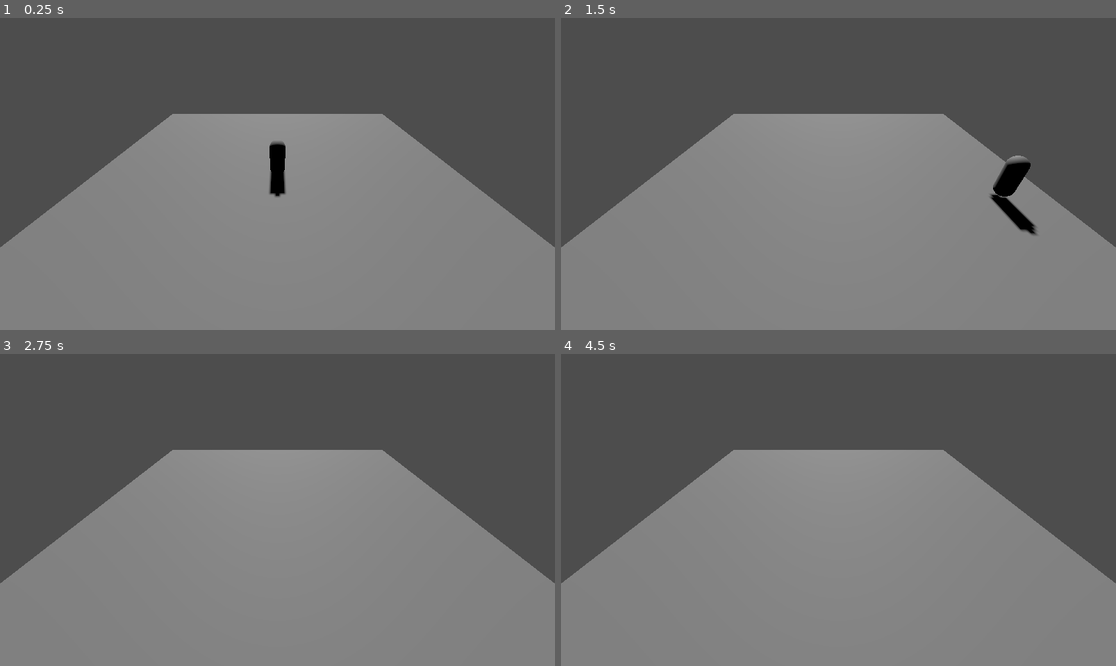
Above: before the commit, frames 1-4 (two rows, left to right).
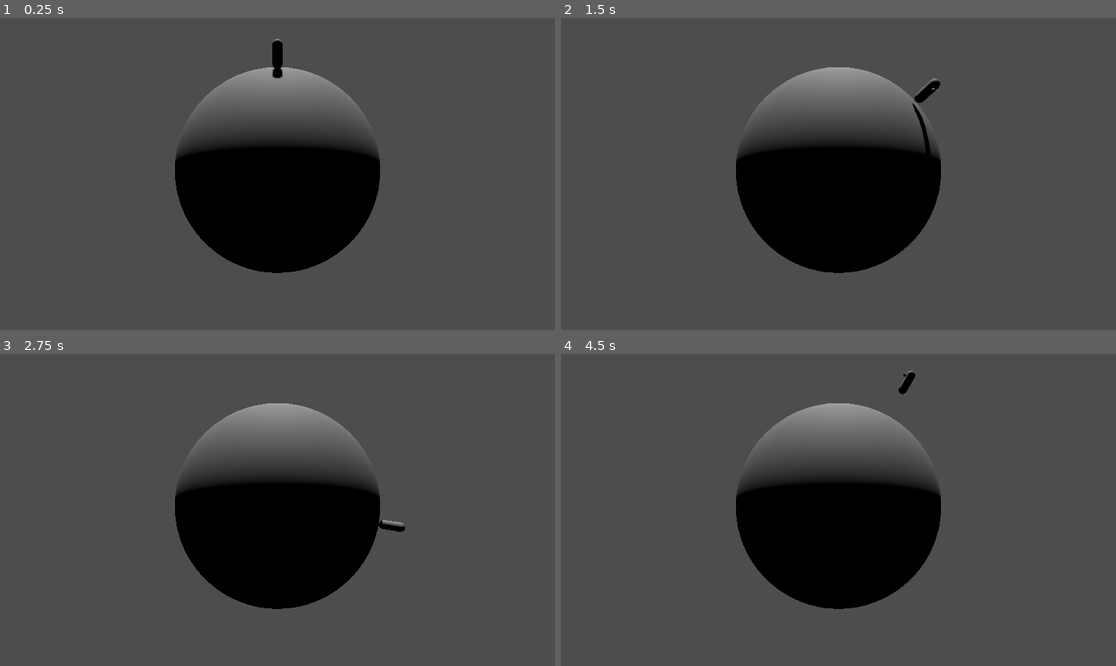
Above: after the commit, the same moments.

Repository: kazeraniman/GalaxyGravity
Game: Godot game, scene res://Scenes/Main.tscn
Two runs of this game, one before a commit and one after it. Both use one fixed random seed, a clock stepped at 60 frames per second and the inputs below.
Inputs:
- Up to frame 1 (0.25 s): no input
- Up to frame 2 (1.5 s): tap Enter at 0.5 s; hold D (move_right) 0.53-1.28 s; tap Space (jump) at 0.6, 0.77, 1.07, 1.35 s; hold S (move_backward) from 1.28 s (still down)
- Up to frame 3 (2.75 s): tap Space (jump) at 1.52, 1.82, 2.1 s; release S (move_backward) at 2.03 s; hold D (move_right) from 2.03 s (still down)
- Up to frame 4 (4.5 s): release D (move_right) at 2.78 s; hold W (move_forward) 2.78-3.53 s; tap Space (jump) at 2.85, 3.02, 3.32, 3.6, 3.77, 4.07, 4.35 s; hold A (move_left) from 3.53 s (still down)

The runs differ from the first frame. In frame 1, 58% of the frame differs, in the area x 0-100%, y 6-100%; in frame 2, 58%, in the area x 0-100%, y 15-100%; in frame 3, 58%; in frame 4, 58%.

Commit message:
Adding basic functionality for gravity on a sphere. Logic should form the basis for all forms of gravity moving forward since it is no longer just pointing down.

Diff:
--- a/Scenes/Main.tscn
+++ b/Scenes/Main.tscn
@@ -2,29 +2,30 @@
 
 [ext_resource type="PackedScene" uid="uid://dp0r43r81em43" path="res://Scenes/Player.tscn" id="1_hg3vi"]
 
-[sub_resource type="BoxShape3D" id="BoxShape3D_vpr7s"]
-size = Vector3(10, 1, 10)
+[sub_resource type="SphereShape3D" id="SphereShape3D_tlsfm"]
+radius = 5.0
 
-[sub_resource type="BoxMesh" id="BoxMesh_gsu6b"]
-size = Vector3(10, 1, 10)
+[sub_resource type="SphereMesh" id="SphereMesh_nkok4"]
+radius = 5.0
+height = 10.0
 
 [node name="Main" type="Node"]
 
 [node name="Camera" type="Camera3D" parent="."]
-transform = Transform3D(1, 0, 0, 0, 0.821149, 0.570714, 0, -0.570714, 0.821149, 0, 3.17951, 4.60252)
+transform = Transform3D(1, 0, 0, 0, 0.788011, 0.615662, 0, -0.615662, 0.788011, 0, 6.677, 8.827)
 
 [node name="Ground" type="StaticBody3D" parent="."]
-transform = Transform3D(1, 0, 0, 0, 1, 0, 0, 0, 1, 0, -0.5, 0)
 collision_layer = 2
 collision_mask = 0
 
 [node name="Collider" type="CollisionShape3D" parent="Ground"]
-shape = SubResource("BoxShape3D_vpr7s")
+shape = SubResource("SphereShape3D_tlsfm")
 
 [node name="Model" type="MeshInstance3D" parent="Ground"]
-mesh = SubResource("BoxMesh_gsu6b")
+mesh = SubResource("SphereMesh_nkok4")
 
 [node name="Player" parent="." instance=ExtResource("1_hg3vi")]
+transform = Transform3D(1, 0, 0, 0, 1, 0, 0, 0, 1, 0, 5, 0)
 
 [node name="DirectionalLight3D" type="DirectionalLight3D" parent="."]
 transform = Transform3D(1, 0, 0, 0, -0.707107, 0.707107, 0, -0.707107, -0.707107, 0, 0, 0)
--- a/Scenes/Player.tscn
+++ b/Scenes/Player.tscn
@@ -7,6 +7,10 @@
 [sub_resource type="CapsuleMesh" id="CapsuleMesh_3oqvn"]
 radius = 0.2
 height = 1.0
+
+[sub_resource type="CapsuleMesh" id="CapsuleMesh_1h7bo"]
+radius = 0.05
+height = 0.25
 
 [node name="Player" type="CharacterBody3D"]
 collision_mask = 2
@@ -22,3 +26,7 @@
 [node name="MeshInstance3D" type="MeshInstance3D" parent="ModelContainer"]
 mesh = SubResource("CapsuleMesh_3oqvn")
 skeleton = NodePath("../..")
+
+[node name="MeshInstance3D" type="MeshInstance3D" parent="ModelContainer/MeshInstance3D"]
+transform = Transform3D(1, 0, 0, 0, -4.37114e-08, -1, 0, 1, -4.37114e-08, 0, 0.2, -0.2)
+mesh = SubResource("CapsuleMesh_1h7bo")
--- a/Scripts/Player.gd
+++ b/Scripts/Player.gd
@@ -1,19 +1,26 @@
 extends CharacterBody3D
 
-@export var speed = 5
-@export var jump_impulse = 5
-@export var gravity = 9.8
+@export var speed : float = 5
+@export var jump_impulse : float = 5
+@export var gravity : float = 9.8
 
+var gravity_vector : Vector3 = Vector3.DOWN
 
 func _physics_process(delta):
 	# Check directional inputs
-	var forwardStrength = Input.get_action_strength("move_forward")
-	var backwardStrength = Input.get_action_strength("move_backward")
-	var leftStrength = Input.get_action_strength("move_left")
-	var rightStrength = Input.get_action_strength("move_right")
+	var forwardStrength : float = Input.get_action_strength("move_forward")
+	var backwardStrength : float = Input.get_action_strength("move_backward")
+	var leftStrength : float = Input.get_action_strength("move_left")
+	var rightStrength : float = Input.get_action_strength("move_right")
+
+	# Determine gravity and normal
+	var old_gravity_vector : Vector3 = gravity_vector
+	gravity_vector = (Vector3.ZERO - position).normalized()
+	var normal_vector : Vector3 = -gravity_vector
+	up_direction = normal_vector
 
 	# Determine the "ground" movement direction
-	var direction = Vector3.ZERO
+	var direction : Vector3 = Vector3.ZERO
 	if forwardStrength > 0:
 		direction.z -= forwardStrength
 	if backwardStrength > 0:
@@ -27,18 +34,29 @@
 	if direction.length() > 1:
 		direction = direction.normalized()
 
+	# Rotate the player to face the direction of movement
+	if direction != Vector3.ZERO:
+		$ModelContainer.rotation.y = Vector3.FORWARD.signed_angle_to(direction, Vector3.UP)
+
+	# Rotate with respect to gravity
+	var rotation_axis : Vector3 = (Vector3.UP.cross(normal_vector)).normalized()
+	var rotation_angle : float = Vector3.UP.angle_to(normal_vector)
+	if (rotation_axis != Vector3.ZERO):
+		direction = direction.rotated(rotation_axis, rotation_angle).normalized()
+		transform.basis = Basis(rotation_axis, rotation_angle)
+
 	# Determine the scaled, ground velocity
-	var new_velocity = direction * speed
+	var new_velocity : Vector3 = direction * speed
 
 	# Retain gravity's influence
-	new_velocity.y = velocity.y
+	new_velocity += velocity.project(old_gravity_vector)
 
 	# Jumping
 	if is_on_floor() and Input.is_action_just_pressed("jump"):
-		new_velocity.y = jump_impulse
+		new_velocity += jump_impulse * normal_vector
 
 	# Gravity
-	new_velocity.y -= gravity * delta
+	new_velocity += gravity * delta * gravity_vector
 
 	# Move and perform collisions
 	velocity = new_velocity
Not shown: 1 places in Scenes/Player.tscn that only renumber resources
